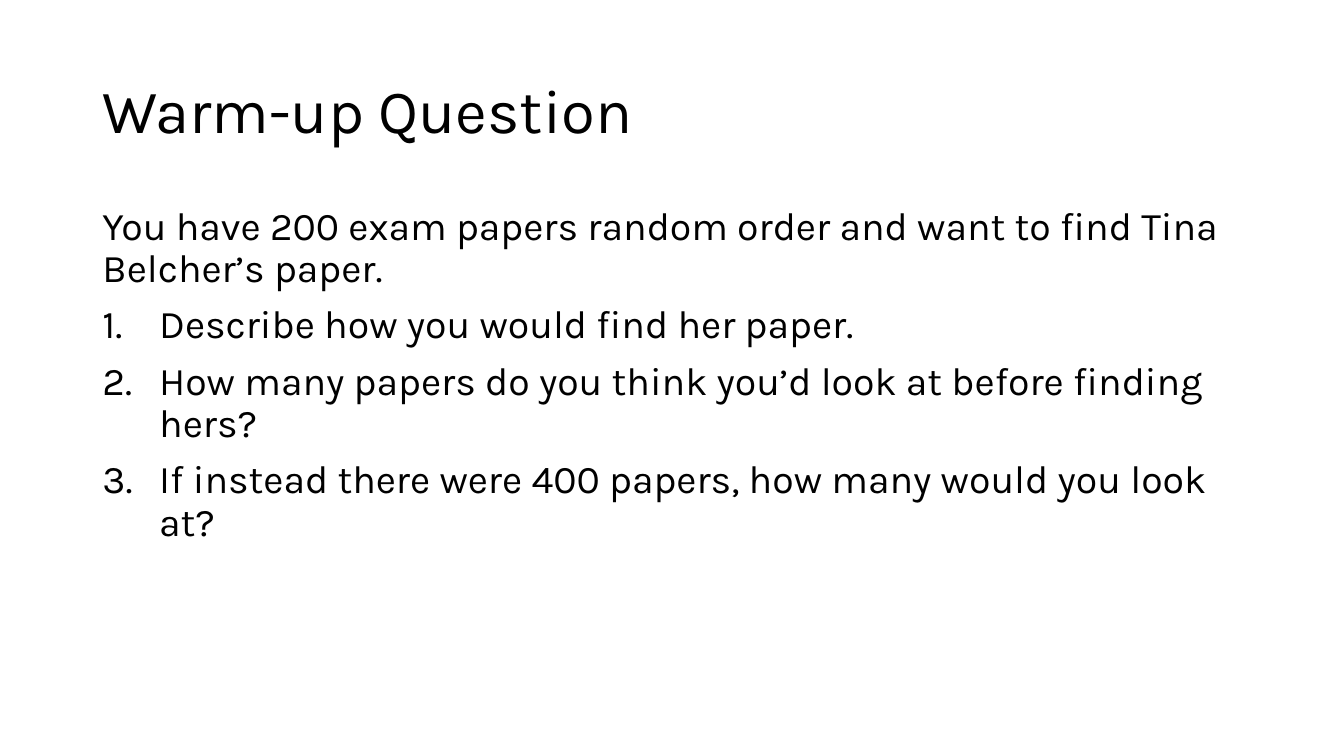
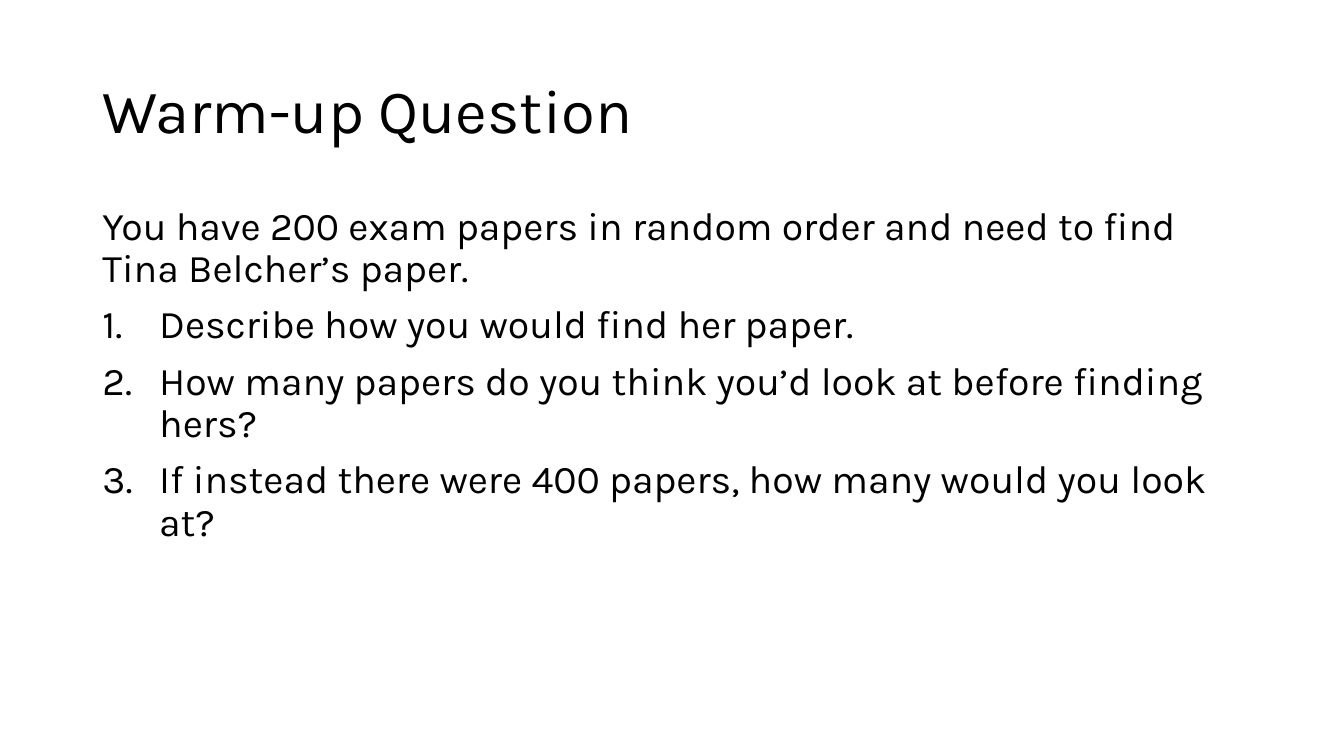
Before and after one commit to vsaias/cmpt225Summer2026, a slide deck: slide 1 of lectures/lecture7/lecture7.pptx. Drawn at 1344x756 pixels with LibreOffice and Linux fonts; fonts in the diff are those of the drawing. Boxes give left, top, right and bottom in pixels: in the first picture for what was removed or moved away, otherwise in the second. Text is boxed around its words. In the diff, an @@ line names an element or a change of style, - is before the commit and + after.

```diff
--- a/lectures/lecture7/lecture7.pptx
+++ b/lectures/lecture7/lecture7.pptx
@@ text at (102, 213, 1175, 292): text changed @@
-You have 200 exam papers random order and want to find Tina Belcher’s paper.
+You have 200 exam papers in random order and need to find Tina Belcher’s paper.
```
Also in this commit, not shown: 1 other file.
